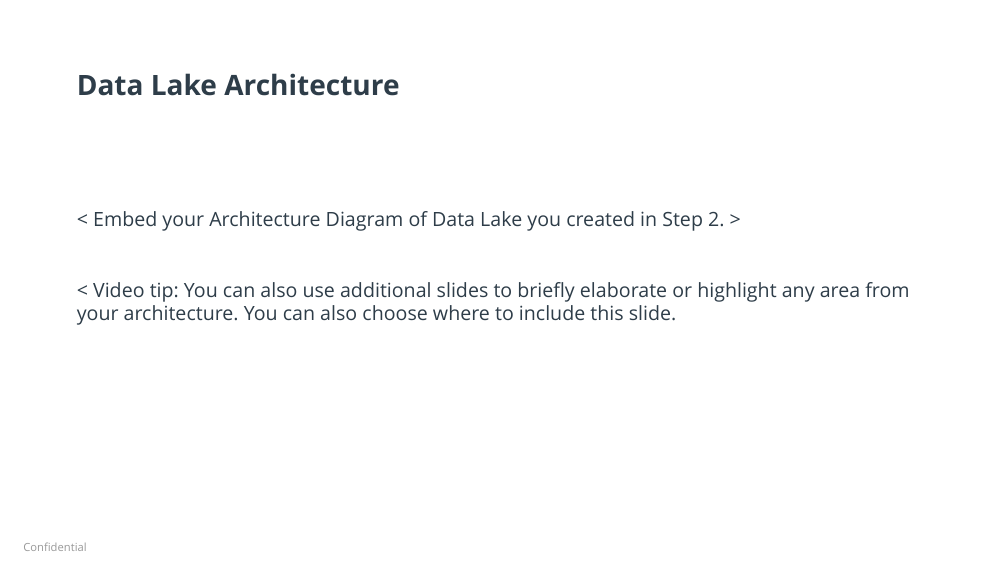
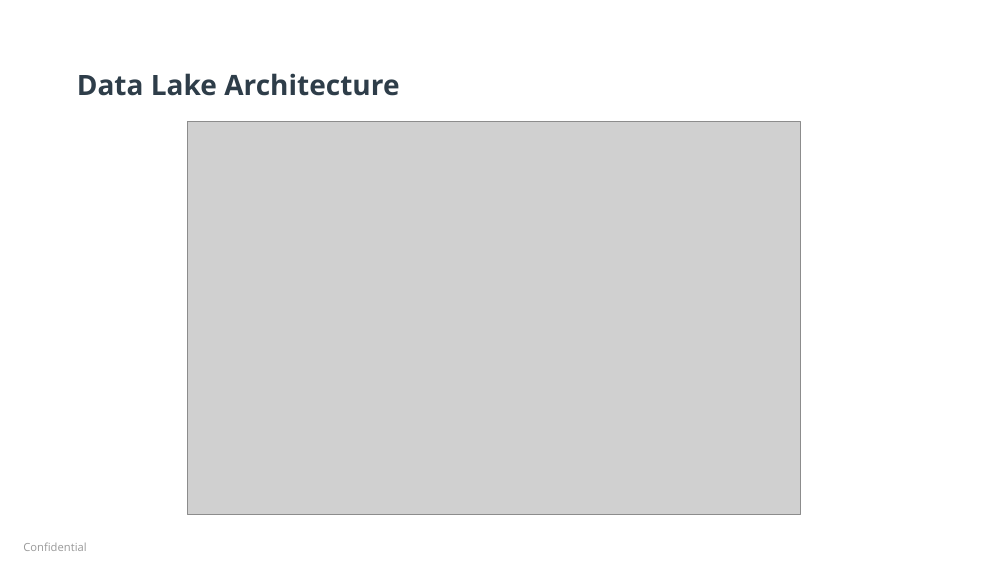
Before and after one commit to hereiamken/Udacity-Data-Architect, a slide deck: slide 8 of enterprise-data-lake-system/DataLakeSolutionArchitectureDiagram.pptx. Drawn at 1008x567 pixels with LibreOffice and Linux fonts; fonts in the diff are those of the drawing; grey boxes stand for pictures; background and template pictures are left out. Boxes give left, top, right and bottom in pixels: in the first picture for what was removed or moved away, otherwise in the second. Text is boxed around its words. In the diff, an @@ line names an element or a change of style, - is before the commit and + after.

```diff
--- a/enterprise-data-lake-system/DataLakeSolutionArchitectureDiagram.pptx
+++ b/enterprise-data-lake-system/DataLakeSolutionArchitectureDiagram.pptx
@@ picture added at [187,122,800,515] @@
@@ text removed at [77,211,909,325] @@
-< Embed your Architecture Diagram of Data Lake you created in Step 2. >
-< Video tip: You can also use additional slides to briefly elaborate or highlight any area from your architecture. You can also choose where to include this slide.
```
Also in this commit, not shown: 2 other slides changed, 1 other file.
